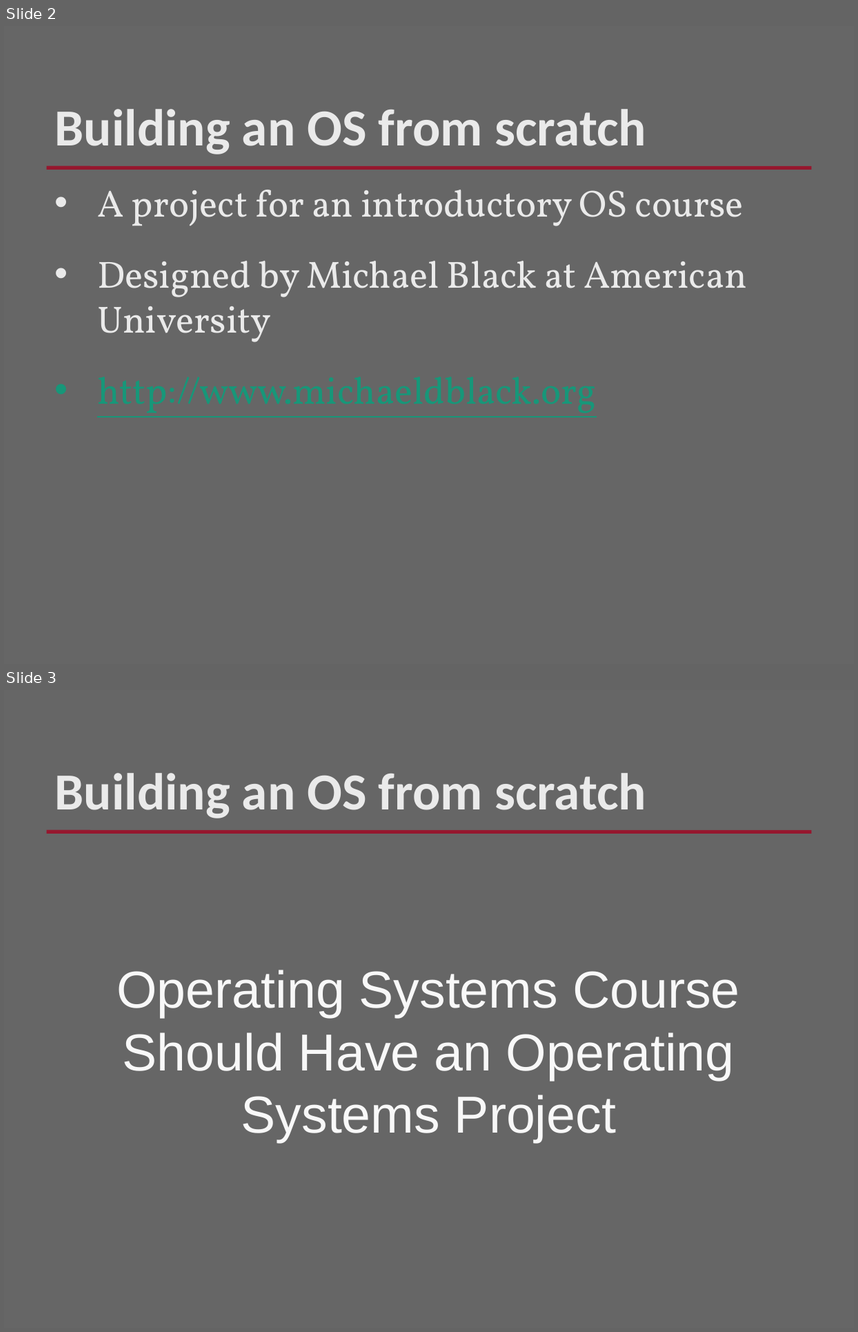
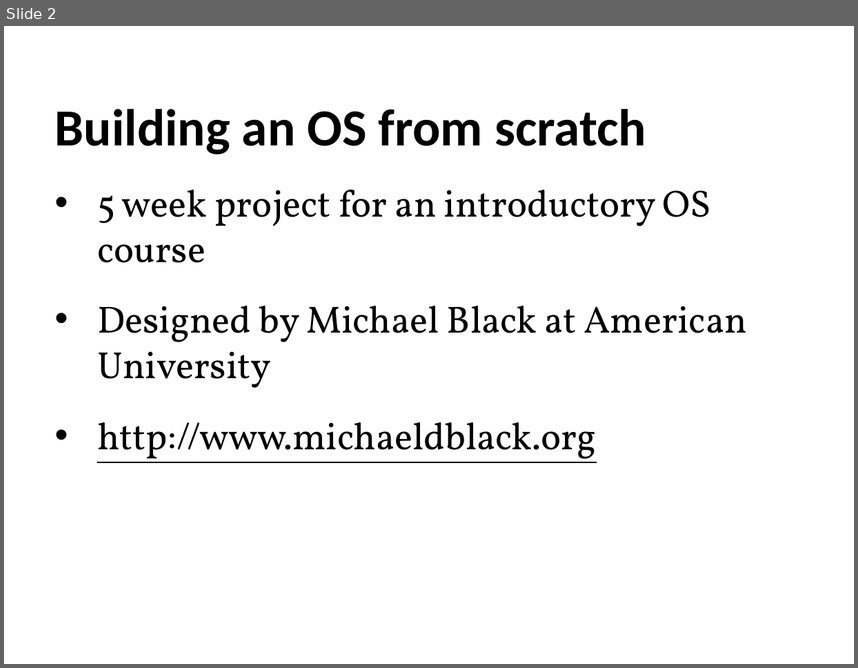
Before and after one commit to RHIT-CSSE/csse332, a slide deck: ClassMaterials/ProjectKickoff/ProjectKickoff.pptx. Shown one above the other, each under a label of ours: slides 2 and 3 before the commit, slide 2 after it. The pictures are 858x1332 and 858x668 pixels, drawn with LibreOffice and Linux fonts; fonts in the diff are those of the drawing; background and template pictures are left out. Boxes give left, top, right and bottom in pixels: in the first picture for what was removed or moved away, otherwise in the second. Text is boxed around its words. In the diff, an @@ line names an element or a change of style, - is before the commit and + after.

```diff
--- a/ClassMaterials/ProjectKickoff/ProjectKickoff.pptx
+++ b/ClassMaterials/ProjectKickoff/ProjectKickoff.pptx
@@ slide 3 removed at <box>4,690,854,1328</box>, background #666666; not listed: 1 template element that a slide beside it also shows @@
@@ text removed at <box>55,773,646,818</box> @@
-Building an OS from scratch
@@ text removed at <box>116,969,740,1142</box> @@
-Operating Systems Course Should Have an Operating Systems Project
@@ slide 2 changed as well @@
@@ background #666666 to #FFFFFF @@
@@ text "Building an OS from scratch" at <box>55,109,646,154</box>: text colour #EAEAEA to #000000 @@
@@ line removed from (47, 168) to (811, 168) @@
@@ text at <box>97,190,711,263</box>: text changed; text colour #EAEAEA to #000000 @@
-• A project for an introductory OS course
+• 5 week project for an introductory OS course
@@ text at <box>97,305,747,463</box>: text colour #EAEAEA to #000000 in "Designed by Michael Black at American University"; text colour #179779 to #000000 in "http://www.michaeldblack.org" @@
```
Also in this commit, not shown: 13 other slides changed, 2 slides added, 3 other slides removed, 1 other file.
